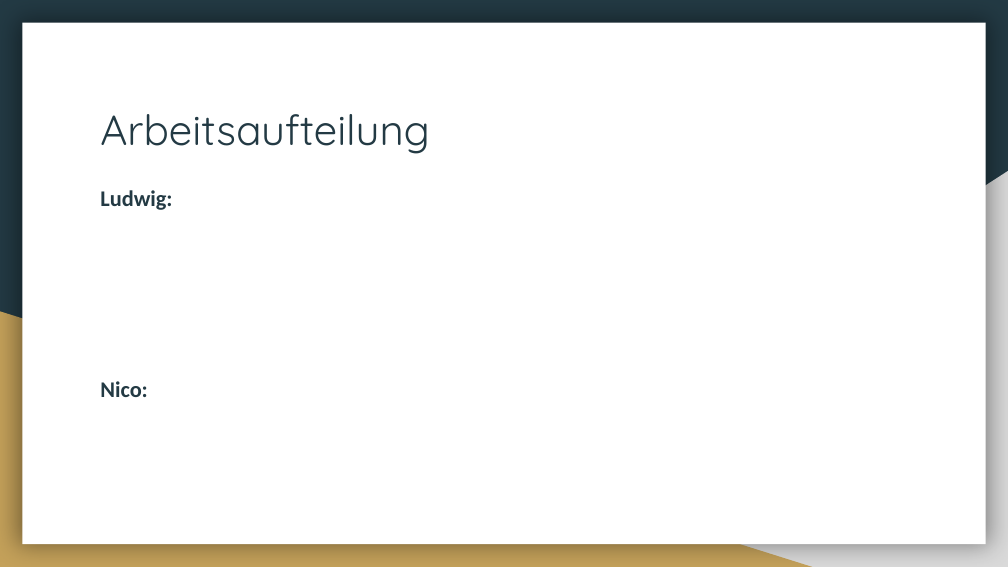
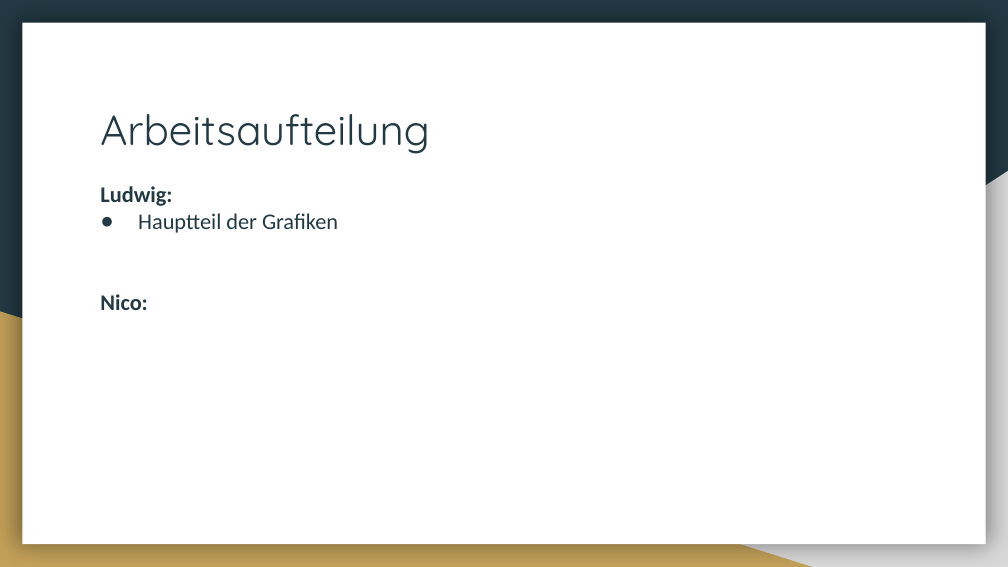
Before and after one commit to Lexa-Heda/TSA, a slide deck: slide 8 of TSA_Vortrag.pptx. Drawn at 1008x567 pixels with LibreOffice and Linux fonts; fonts in the diff are those of the drawing. Boxes give left, top, right and bottom in pixels: in the first picture for what was removed or moved away, otherwise in the second. Text is boxed around its words. In the diff, an @@ line names an element or a change of style, - is before the commit and + after.

Commit message:
Nico Notebook CODE

```diff
--- a/TSA_Vortrag.pptx
+++ b/TSA_Vortrag.pptx
@@ text at [100, 186, 172, 310]: line spacing 1.15 to 1; less space between paragraphs @@
@@ text at [138, 213, 338, 233]: paragraph added @@
+● Hauptteil der Grafiken
```
Also in this commit, not shown: 5 other slides changed, 1 slide added, 1 slide removed.
